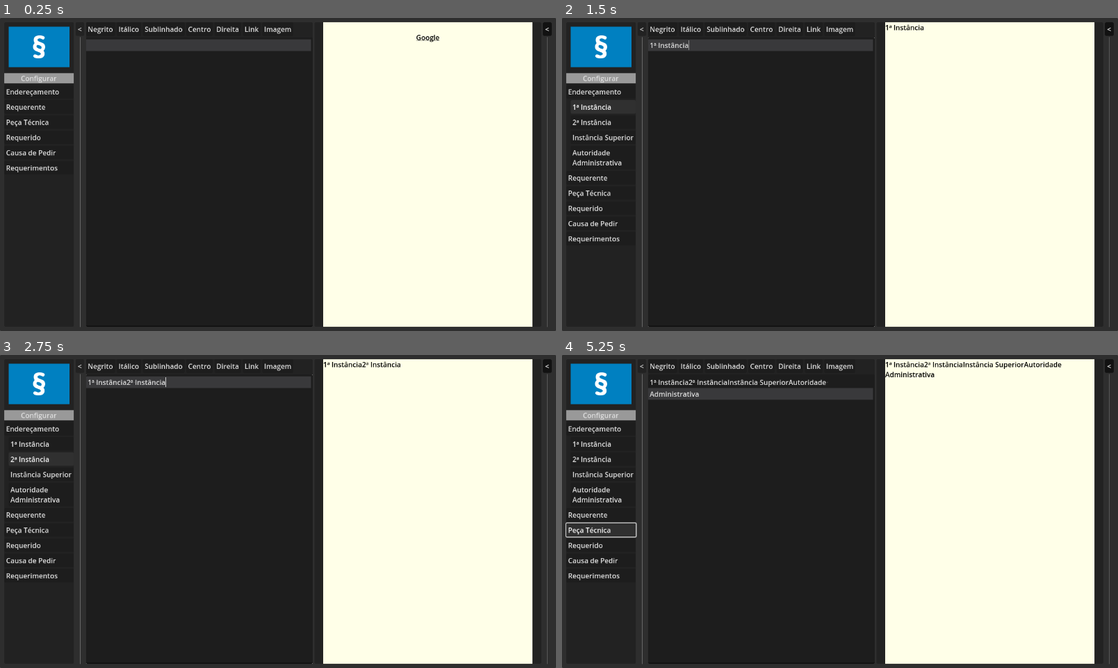
Above: before the commit, frames 1-4 (two rows, left to right).
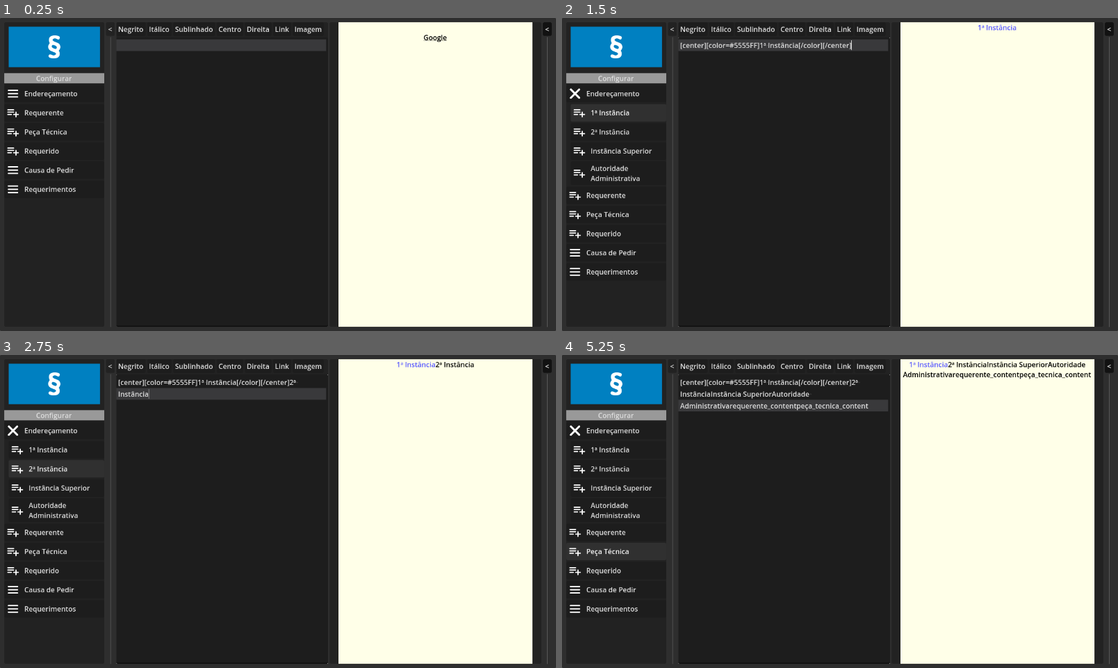
Above: after the commit, the same moments.

Repository: zerotag/paragrafo
Game: Godot game, scene res://scenes/Main.tscn
Two runs of this game, one before a commit and one after it. Both use one fixed random seed, a clock stepped at 60 frames per second and the inputs below.
Inputs:
- Up to frame 1 (0.25 s): no input
- Up to frame 2 (1.5 s): click "Endereçamento" at 0.5 s; click "1ª Instância" at 1.25 s
- Up to frame 3 (2.75 s): click "2ª Instância" at 2 s
- Up to frame 4 (5.25 s): click "Instância Superior" at 2.75 s; click "Autoridade Administrativa" at 3.5 s; click "Requerente" at 4.25 s; click "Peça Técnica" at 5 s

The runs differ from the first frame. In frame 1, 5.8% of the frame differs, in the area x 1-81%, y 1-99%; in frame 2, 7.0%; in frame 3, 9.2%; in frame 4, 10%, in the area x 0-96%, y 1-99%.
Error in both runs: Invalid call. Nonexistent function 'is_empty' in base 'int'. (res://scripts/database/Storage.gd:42)

Commit message:
More Menu functionality
- Added icons
- Changed menu to have better logic

Diff:
--- a/scenes/Main.tscn
+++ b/scenes/Main.tscn
@@ -39,7 +39,7 @@
 
 [node name="Menu1" parent="MC_App/HBC_App" instance=ExtResource("2_7bh5r")]
 unique_name_in_owner = true
-custom_minimum_size = Vector2(160, 0)
+custom_minimum_size = Vector2(230, 0)
 layout_mode = 2
 size_flags_stretch_ratio = 0.0
 
--- a/scenes/parts/Menu_Item.tscn
+++ b/scenes/parts/Menu_Item.tscn
@@ -1,7 +1,9 @@
-[gd_scene load_steps=4 format=3 uid="uid://dgv8i8h7indkr"]
+[gd_scene load_steps=6 format=3 uid="uid://dgv8i8h7indkr"]
 
 [ext_resource type="Script" path="res://scripts/parts/Menu_Item.gd" id="1_e84lf"]
 [ext_resource type="Script" path="res://scripts/parts/ButtonWithMetadata.gd" id="2_5xb3i"]
+[ext_resource type="Texture2D" uid="uid://b6mfcvx48a1mq" path="res://assets/imgs/32/menu.open.png" id="2_ow5dc"]
+[ext_resource type="Texture2D" uid="uid://d121ancko3hm7" path="res://assets/imgs/32/editor.add.text.png" id="4_fogm8"]
 
 [sub_resource type="StyleBoxEmpty" id="StyleBoxEmpty_jbc73"]
 
@@ -11,7 +13,9 @@
 [node name="Button" type="Button" parent="."]
 unique_name_in_owner = true
 layout_mode = 2
+theme_override_constants/h_separation = 10
 text = "<menu_item_label>"
+icon = ExtResource("2_ow5dc")
 alignment = 0
 script = ExtResource("2_5xb3i")
 
@@ -30,13 +34,21 @@
 
 [node name="Sub_1" type="Button" parent="Submenu/MC/VBC"]
 layout_mode = 2
+theme_override_constants/h_separation = 10
 text = "<sub_1>"
+icon = ExtResource("4_fogm8")
 alignment = 0
 
 [node name="Sub_2" type="Button" parent="Submenu/MC/VBC"]
 layout_mode = 2
+theme_override_constants/h_separation = 10
 text = "<sub_2>"
+icon = ExtResource("4_fogm8")
+alignment = 0
 
 [node name="Sub_3" type="Button" parent="Submenu/MC/VBC"]
 layout_mode = 2
+theme_override_constants/h_separation = 10
 text = "<sub_3>"
+icon = ExtResource("4_fogm8")
+alignment = 0
--- a/scripts/parts/Menu_Item.gd
+++ b/scripts/parts/Menu_Item.gd
@@ -1,15 +1,33 @@
 class_name MenuItem extends VBoxContainer
 
-enum State {
+enum Type {
 	PURE_BUTTON,
 	HAS_SUBMENU,
 }
 
-@onready var button: ButtonWithMetadata = %Button as ButtonWithMetadata
-@onready var submenu: PanelContainer = %Submenu
-@onready var sub_container: VBoxContainer = %VBC
+enum State {
+	SUBMENU_OPENED,
+	SUBMENU_CLOSED,
+}
 
-var type : State = State.PURE_BUTTON;
+@onready var button : ButtonWithMetadata = %Button as ButtonWithMetadata;
+@onready var submenu : PanelContainer = %Submenu;
+@onready var sub_container : VBoxContainer = %VBC;
+
+@onready var icons : Dictionary = {
+	"menu": {
+		"open": preload("res://assets/imgs/32/menu.open.png") as Texture2D,
+		"close": preload("res://assets/imgs/32/menu.close.png") as Texture2D,
+	},
+	"editor": {
+		"text": {
+			"add": preload("res://assets/imgs/32/editor.add.text.png") as Texture2D,
+		}
+	}
+};
+
+var type : Type = Type.PURE_BUTTON;
+var state : State = State.SUBMENU_CLOSED;
 var button_text : String = "<menu_item_label>";
 var button_content : String = "<menu_item_content>";
 
@@ -17,38 +35,60 @@
 func _ready() -> void:
 	for c in sub_container.get_children():
 		c.queue_free();
-	submenu.hide();
+	submenu_close();
 
 # Helper
 func finish() -> void:
 	button.text = button_text;
 
 	match type:
-		State.PURE_BUTTON:
+		Type.PURE_BUTTON:
 			button.content = button_content;
+			button.icon = icons.editor.text.add;
 			button.pressed.connect(
 				func():
-					print(button.content);
+					trigger_editor_event(button.content);
 			);
 
-		State.HAS_SUBMENU:
+		Type.HAS_SUBMENU:
 			button.pressed.connect(
 				func():
-					submenu.visible = !submenu.visible;
+					submenu_toggle();
 			)
 
 func submenu_add_item(label_name: String, metadata: String) -> void:
-	if (type == State.PURE_BUTTON):
+	if (type == Type.PURE_BUTTON):
 		return;
 
 	var new_button = ButtonWithMetadata.new();
 	new_button.text = label_name;
 	new_button.content = metadata;
+	new_button.icon = icons.editor.text.add;
 	new_button.alignment = HORIZONTAL_ALIGNMENT_LEFT;
+	new_button.add_theme_constant_override('h_separation', 10);
 	new_button.pressed.connect(
 		func():
-			EventBus.action_editor_insert.emit(new_button.content);
+			trigger_editor_event(new_button.content);
 	);
 	sub_container.add_child(new_button);
 
+func submenu_toggle() -> void:
+	match state:
+		State.SUBMENU_OPENED:
+			submenu_close();
+		State.SUBMENU_CLOSED:
+			submenu_open();
+
+func submenu_open() -> void:
+	self.state = State.SUBMENU_OPENED;
+	self.button.icon = icons.menu.close;
+	self.submenu.show();
+
+func submenu_close() -> void:
+	self.state = State.SUBMENU_CLOSED;
+	self.button.icon = icons.menu.open;
+	self.submenu.hide();
+
 # Event
+func trigger_editor_event(content: String) -> void:
+	EventBus.action_editor_insert.emit(content);
--- a/scripts/parts/Menu_Left.gd
+++ b/scripts/parts/Menu_Left.gd
@@ -11,7 +11,7 @@
 
 var placeholder_menu = {
 	"Endereçamento": {
-		"1ª Instância": "1ª Instância",
+		"1ª Instância": "[center][color=#5555FF]1ª Instância[/color][/center]",
 		"2ª Instância": "2ª Instância",
 		"Instância Superior": "Instância Superior",
 		"Autoridade\nAdministrativa": "Autoridade Administrativa",
@@ -47,10 +47,9 @@
 				new_item.button_content = placeholder_menu[item];
 
 			if (placeholder_menu[item] is Dictionary):
-				new_item.type = MenuItem.State.HAS_SUBMENU;
+				new_item.type = MenuItem.Type.HAS_SUBMENU;
 				for subitem in placeholder_menu[item]:
 					new_item.submenu_add_item(subitem, placeholder_menu[item][subitem]);
-					pass
 
 			new_item.finish();
 
Binary file added: assets/imgs/32/editor.add.text.png
Not shown, added: assets/imgs/32/editor.add.text.png.import
Binary file added: assets/imgs/32/menu.close.png
Not shown, added: assets/imgs/32/menu.close.png.import
Binary file added: assets/imgs/32/menu.open.png
Not shown, added: assets/imgs/32/menu.open.png.import
